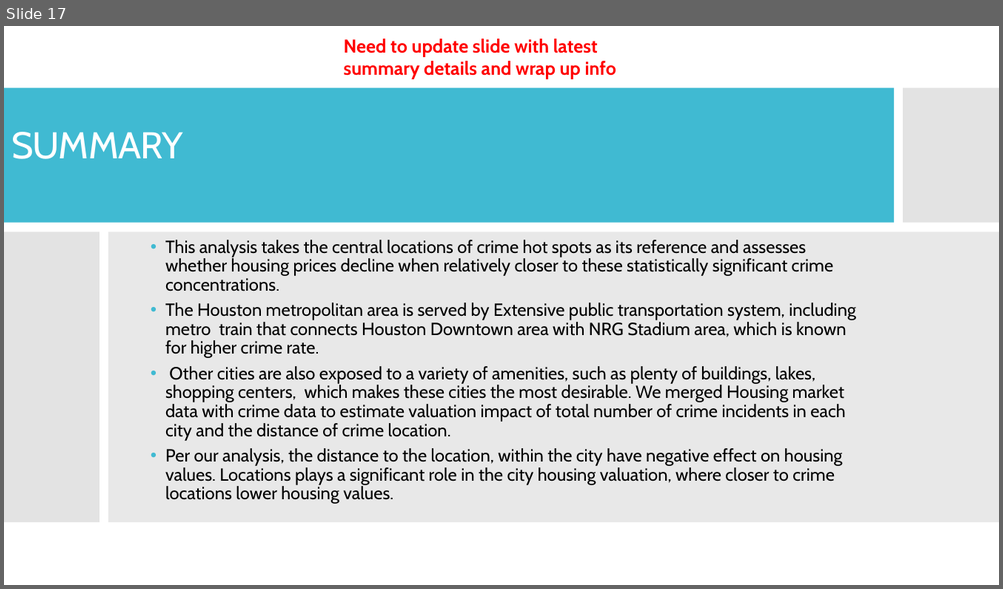
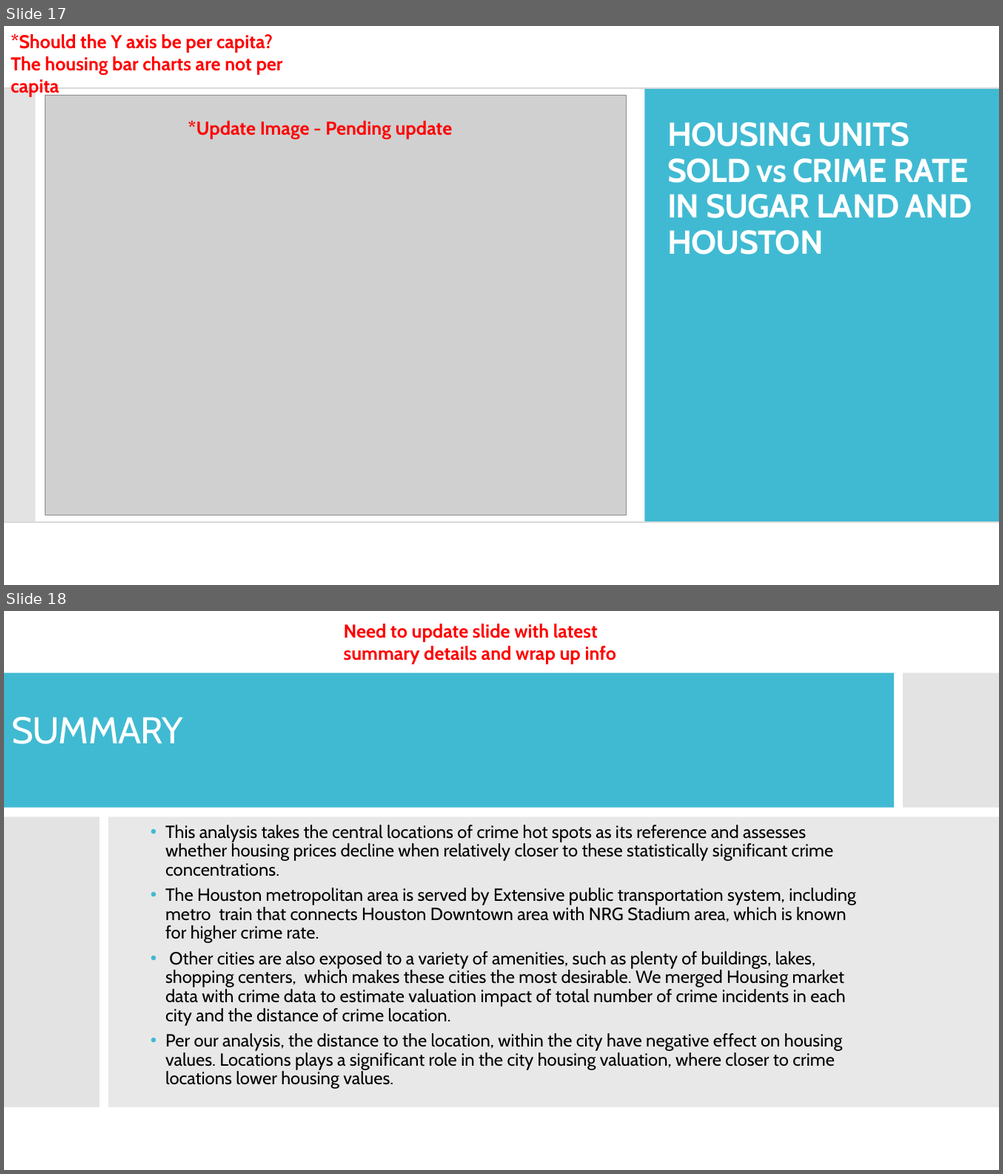
Before and after one commit to andresocorro/project_1, a slide deck: Presentation/final draft.pptx. Shown one above the other, each under a label of ours: slide 17 before the commit, slides 17 and 18 after it. The pictures are 1003x589 and 1003x1174 pixels, drawn with LibreOffice and Linux fonts; fonts in the diff are those of the drawing; grey boxes stand for pictures. Boxes give left, top, right and bottom in pixels: in the first picture for what was removed or moved away, otherwise in the second. Text is boxed around its words. In the diff, an @@ line names an element or a change of style, - is before the commit and + after.

Commit message:
Updated images in the presentation - scatter diagrams

```diff
--- a/Presentation/final draft.pptx
+++ b/Presentation/final draft.pptx
@@ slide 17 added at (4,26,999,585), background #FFFFFF; not listed: 1 template element that a slide beside it also shows @@
@@ rectangle added at (4,26,999,585), fill #FFFFFF @@
@@ text added at (11,34,283,98), 18 pt, text #FF0000, bold @@
+*Should the Y axis be per capita? The housing bar charts are not per capita
@@ rectangle added at (4,88,285,523), fill #40BAD2 @@
@@ rectangle added at (4,88,35,523), fill #C8C8C8 at 50% opacity @@
@@ line added from (4, 88) to (999, 88), #D9D9D9 1.5 pt @@
@@ rectangle added at (644,88,999,523), fill #40BAD2 @@
@@ rectangle added at (968,88,999,523), fill #C8C8C8 at 50% opacity @@
@@ picture added at (45,95,626,514) @@
@@ text added at (188,121,452,140), 18 pt, text #FF0000, bold @@
+*Update Image - Pending update
@@ title added at (667,122,972,255), 32 pt, text #FFFFFF, bold @@
+HOUSING UNITS SOLD vs CRIME RATE IN SUGAR LAND AND HOUSTON
@@ line added from (4, 523) to (999, 523), #D9D9D9 1.5 pt @@
@@ what was slide 17 is now slide 18 @@
```
Also in this commit, not shown: 6 slides changed.
